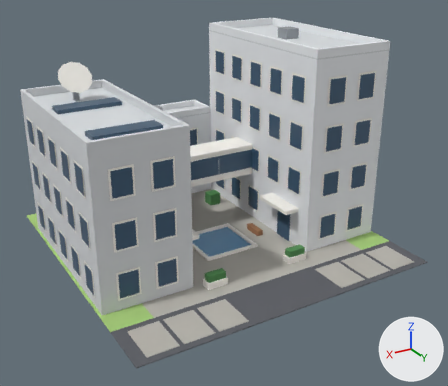
What one commit did to the glTF model assets/models/I223-3.glb.
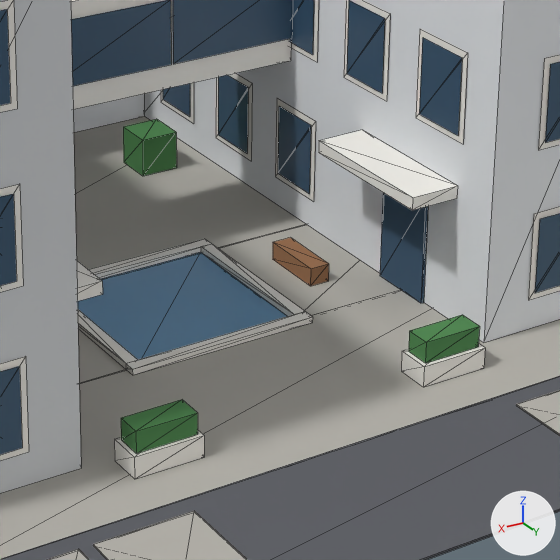
Each version appears first whole from a 50 mm camera at (22.6, 39.5, 23.5) aimed at (-0.1, 1.7, 4.6), and next in a close-up on the part from 38% to 73% of the width and 41% to 81% of the height. The axes (+X, +Y, +Z) are drawn at lower right. The lights are the same throughout. The last two pictures show the newer version. The close-ups show mesh edges as thin lines. Where no turn or scale is listed for an object, it has been applied to the vertices.

In view in the first close-up: 'asphalt', 'bridge', 'canopy', 'parking_bay.003', 'paving', 'paving.001', 'paving.002', 'tree_spot', 'wall', 'wall.001', 'water', 'window_band', 'window_band.001' and 37 more.
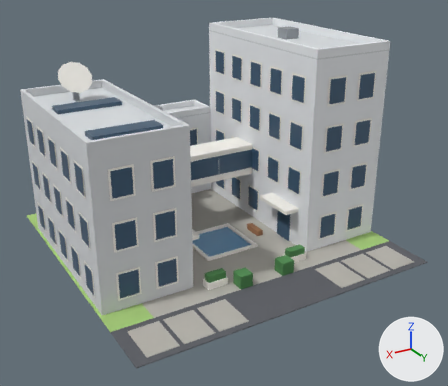
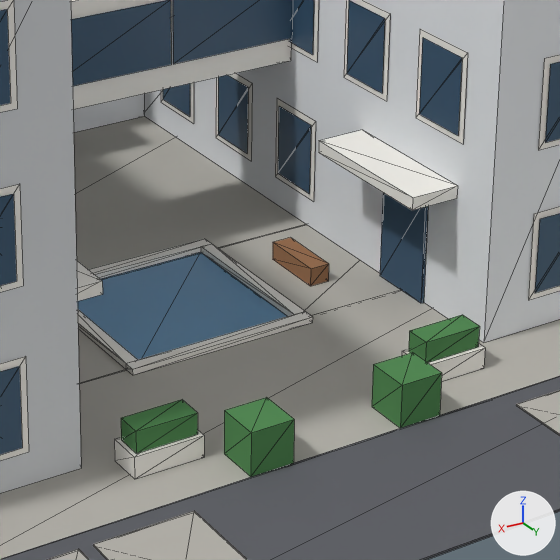
What the commit changed:
Object 'tree_spot' (ob_tree_spot) moves from (-3.5, -6.0, 0.56) to (-1.8, 7.5, 0.56).
Object 'tree_spot.001' (ob_tree_spot_001) moves from (3.5, -6.0, 0.56) to (1.8, 7.5, 0.56).

Boxes (x1, y1, x2, y2) around the edits, measured in the close-ups (560 x 560 px):
'tree_spot', moved
    before: (123, 119, 177, 176)
    after: (372, 352, 442, 428)
'tree_spot.001', moved (not visible before)
    after: (224, 397, 294, 477)
